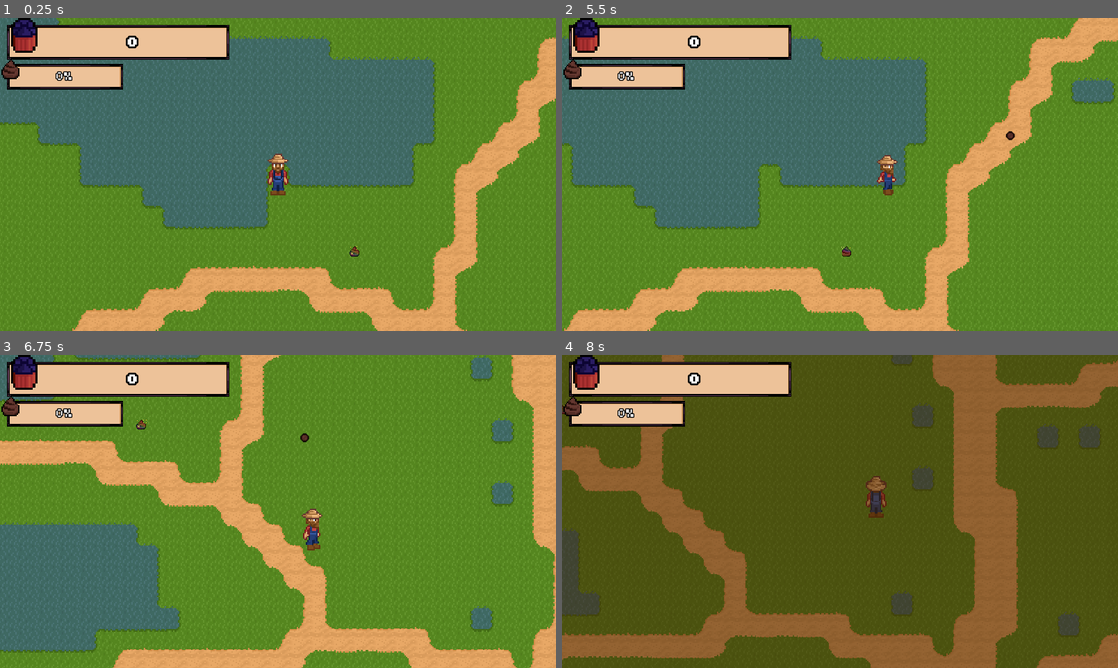
Above: before the commit, frames 1-4 (two rows, left to right).
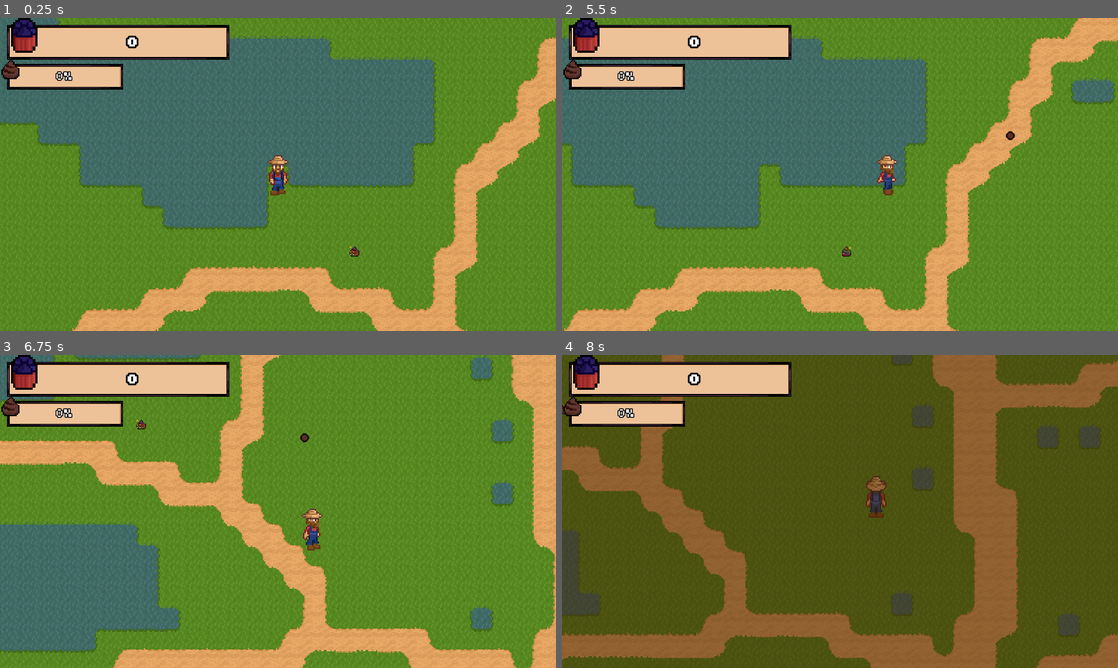
Above: after the commit, the same moments.

Repository: astro-panda/poo-farmer
Game: Godot game, scene res://Scenes/Main.tscn
Same seed, same stepped clock (60 frames per second), same inputs: the game is played once before the commit and once after it.
Inputs (mouse positions are in pixels of both pictures, inside the frame that each line leads up to):
- Up to frame 1 (0.25 s): no input
- Up to frame 2 (5.5 s): click (840, 177) at 0.5 s; click (840, 177) at 1.25 s; click (840, 177) at 2 s; click (840, 177) at 2.75 s; click (840, 177) at 3.5 s; click (840, 177) at 4.25 s; tap Enter at 5 s; move the mouse to (962, 158) at 5.02 s; press the mouse at (962, 158) at 5.03 s; hold Right (move_right) from 5.03 s (still down)
- Up to frame 3 (6.75 s): move the mouse to (166, 527) at 5.77 s; release Right (move_right) at 5.78 s; release the mouse at (166, 527) at 5.78 s; hold Down (move_down) 5.78-6.53 s; tap R (open_arsenal) at 5.85 s; click (166, 527) at 6.05 s; move the mouse to (333, 442) at 6.52 s; press the mouse at (333, 442) at 6.53 s; hold Right (move_right) from 6.53 s (still down)
- Up to frame 4 (8 s): move the mouse to (812, 574) at 7.27 s; release Right (move_right) at 7.28 s; release the mouse at (812, 574) at 7.28 s; hold Up (move_up) from 7.28 s (still down); tap Tab (store) at 7.35 s; click (812, 574) at 7.55 s

The runs differ from the first frame. In frame 1, 0.3% of the frame differs, in the area x 48-65%, y 43-77%; in frame 2, less than 0.1%; in frame 3, less than 0.1%; in frame 4, less than 0.1%.

Commit message:
Add gobo kill mechanic

Diff:
--- a/poofarmer/Scenes/Goblin.tscn
+++ b/poofarmer/Scenes/Goblin.tscn
@@ -8,66 +8,82 @@
 [ext_resource path="res://Audio/Poo Farmer Goblin Laugh 2.wav" type="AudioStream" id=6]
 
 [sub_resource type="AtlasTexture" id=1]
+flags = 4
 atlas = ExtResource( 2 )
 region = Rect2( 0, 0, 16, 32 )
 
 [sub_resource type="AtlasTexture" id=2]
+flags = 4
 atlas = ExtResource( 2 )
 region = Rect2( 16, 0, 16, 32 )
 
 [sub_resource type="AtlasTexture" id=3]
+flags = 4
 atlas = ExtResource( 2 )
 region = Rect2( 32, 0, 16, 32 )
 
 [sub_resource type="AtlasTexture" id=4]
+flags = 4
 atlas = ExtResource( 2 )
 region = Rect2( 48, 0, 16, 32 )
 
 [sub_resource type="AtlasTexture" id=5]
+flags = 4
 atlas = ExtResource( 2 )
 region = Rect2( 0, 96, 16, 32 )
 
 [sub_resource type="AtlasTexture" id=6]
+flags = 4
 atlas = ExtResource( 2 )
 region = Rect2( 16, 96, 16, 32 )
 
 [sub_resource type="AtlasTexture" id=7]
+flags = 4
 atlas = ExtResource( 2 )
 region = Rect2( 32, 96, 16, 32 )
 
 [sub_resource type="AtlasTexture" id=8]
+flags = 4
 atlas = ExtResource( 2 )
 region = Rect2( 48, 96, 16, 32 )
 
 [sub_resource type="AtlasTexture" id=9]
+flags = 4
 atlas = ExtResource( 2 )
 region = Rect2( 0, 32, 16, 32 )
 
 [sub_resource type="AtlasTexture" id=10]
+flags = 4
 atlas = ExtResource( 2 )
 region = Rect2( 16, 32, 16, 32 )
 
 [sub_resource type="AtlasTexture" id=11]
+flags = 4
 atlas = ExtResource( 2 )
 region = Rect2( 32, 32, 16, 32 )
 
 [sub_resource type="AtlasTexture" id=12]
+flags = 4
 atlas = ExtResource( 2 )
 region = Rect2( 48, 32, 16, 32 )
 
 [sub_resource type="AtlasTexture" id=13]
+flags = 4
 atlas = ExtResource( 2 )
 region = Rect2( 0, 64, 16, 32 )
 
 [sub_resource type="AtlasTexture" id=14]
+flags = 4
 atlas = ExtResource( 2 )
 region = Rect2( 16, 64, 16, 32 )
 
 [sub_resource type="AtlasTexture" id=15]
+flags = 4
 atlas = ExtResource( 2 )
 region = Rect2( 32, 64, 16, 32 )
 
 [sub_resource type="AtlasTexture" id=16]
+flags = 4
 atlas = ExtResource( 2 )
 region = Rect2( 48, 64, 16, 32 )
 
--- a/poofarmer/Scenes/Player.tscn
+++ b/poofarmer/Scenes/Player.tscn
@@ -137,7 +137,7 @@
 scale = Vector2( 1.5, 1.5 )
 frames = SubResource( 2 )
 animation = "down"
-frame = 2
+frame = 1
 playing = true
 
 [node name="SpeechBubble" type="AnimatedSprite" parent="PlayerSprite"]
--- a/poofarmer/Scenes/Poo.tscn
+++ b/poofarmer/Scenes/Poo.tscn
@@ -49,7 +49,6 @@
 scale = Vector2( 1.5, 1.5 )
 frames = SubResource( 1 )
 animation = "Unicorn"
-frame = 3
 playing = true
 
 [node name="CollisionShape2D" type="CollisionShape2D" parent="."]
--- a/poofarmer/Scenes/PooPellets.tscn
+++ b/poofarmer/Scenes/PooPellets.tscn
@@ -14,8 +14,7 @@
 [sub_resource type="CircleShape2D" id=2]
 radius = 4.0
 
-[node name="PooPellets" type="RigidBody2D"]
-gravity_scale = 0.0
+[node name="PooPellets" type="Area2D"]
 script = ExtResource( 1 )
 
 [node name="AnimatedSprite" type="AnimatedSprite" parent="."]
@@ -24,3 +23,5 @@
 
 [node name="CollisionShape2D" type="CollisionShape2D" parent="."]
 shape = SubResource( 2 )
+
+[connection signal="body_entered" from="." to="." method="_on_PooPellets_body_entered"]
--- a/poofarmer/Scripts/Goblin.gd
+++ b/poofarmer/Scripts/Goblin.gd
@@ -88,3 +88,10 @@
 func move_at_body(body, delta):
 	var velocity = (body.position - position).normalized() * speed * delta
 	return move_and_slide(velocity)
+
+func handle_hit():
+	health -= 1
+	print("Enemy hit!", health)
+	if health <= 0:
+		print("Gobo ded!")
+		queue_free()
--- a/poofarmer/Scripts/Player.gd
+++ b/poofarmer/Scripts/Player.gd
@@ -62,7 +62,6 @@
 	if event.is_action_pressed("player_fire"):
 		var clickLocation = get_global_mouse_position()
 		var fireAngle = rad2deg(clickLocation.angle_to_point(position))
-		print("fire from ", position, " at an angle of ", fireAngle)
 		shoot()
 
 func _on_Player_area_entered(body):
@@ -111,7 +110,6 @@
 	var direction_to_mouse = end_of_gun.global_position.direction_to(target).normalized()
 	emit_signal("playerFire", poo_pellets_instance, end_of_gun.global_position, direction_to_mouse)
 
-
 func _on_Goblin_global_poo_stolen(stealAmount):
 	totalPooAmount = max(0, totalPooAmount - stealAmount)
 	emit_signal("update_global_poo_label", totalPooAmount)
--- a/poofarmer/Scripts/PooPellets.gd
+++ b/poofarmer/Scripts/PooPellets.gd
@@ -1,4 +1,4 @@
-extends RigidBody2D
+extends Area2D
 
 export(float) var poo_speed = 10.0
 
@@ -16,3 +16,9 @@
 
 func set_direction(new_direction: Vector2):
 	direction = new_direction
+
+func _on_PooPellets_body_entered(body):
+	print ("Poojectile hits")
+	if body.has_method("handle_hit"):
+		body.handle_hit()
+		queue_free()
